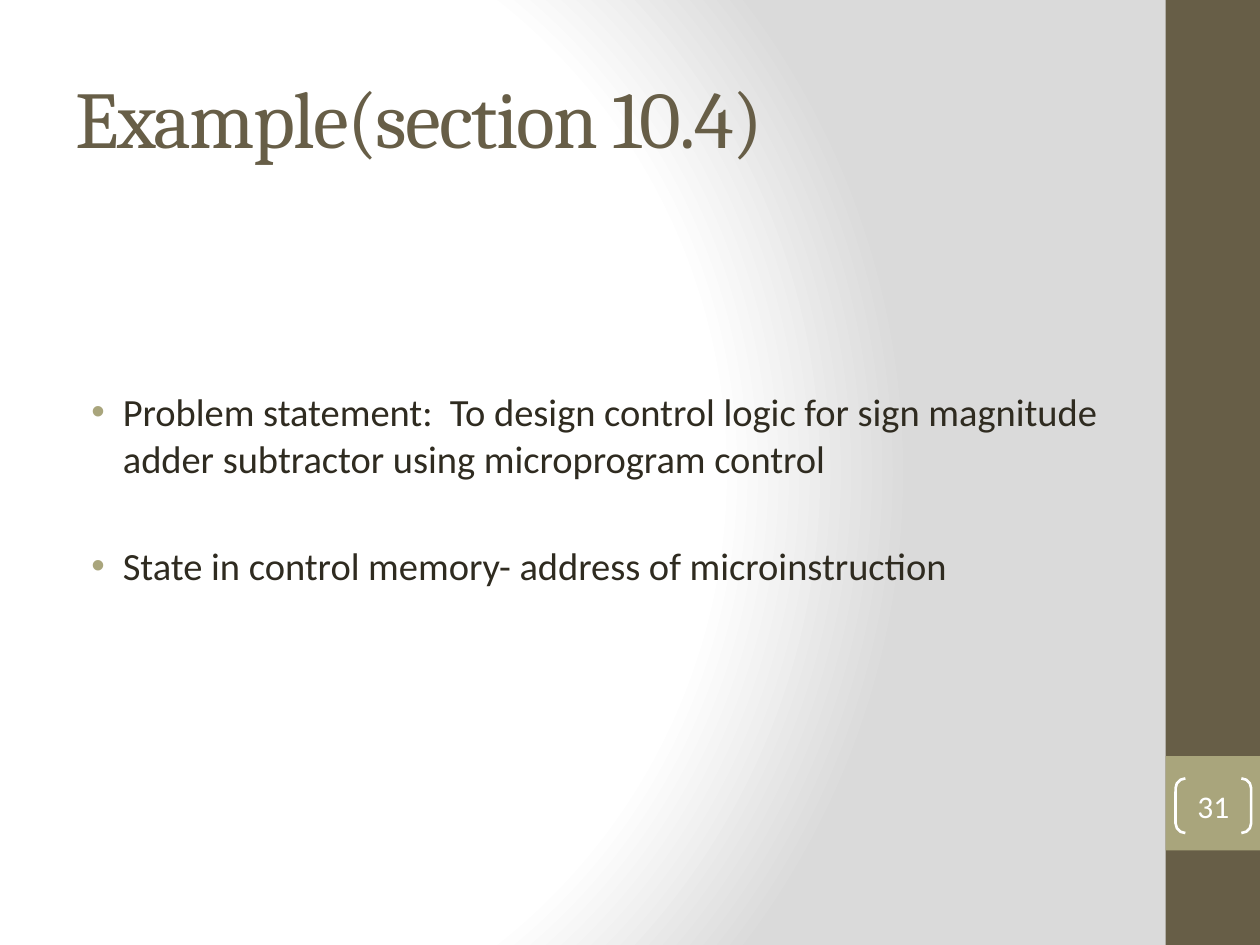
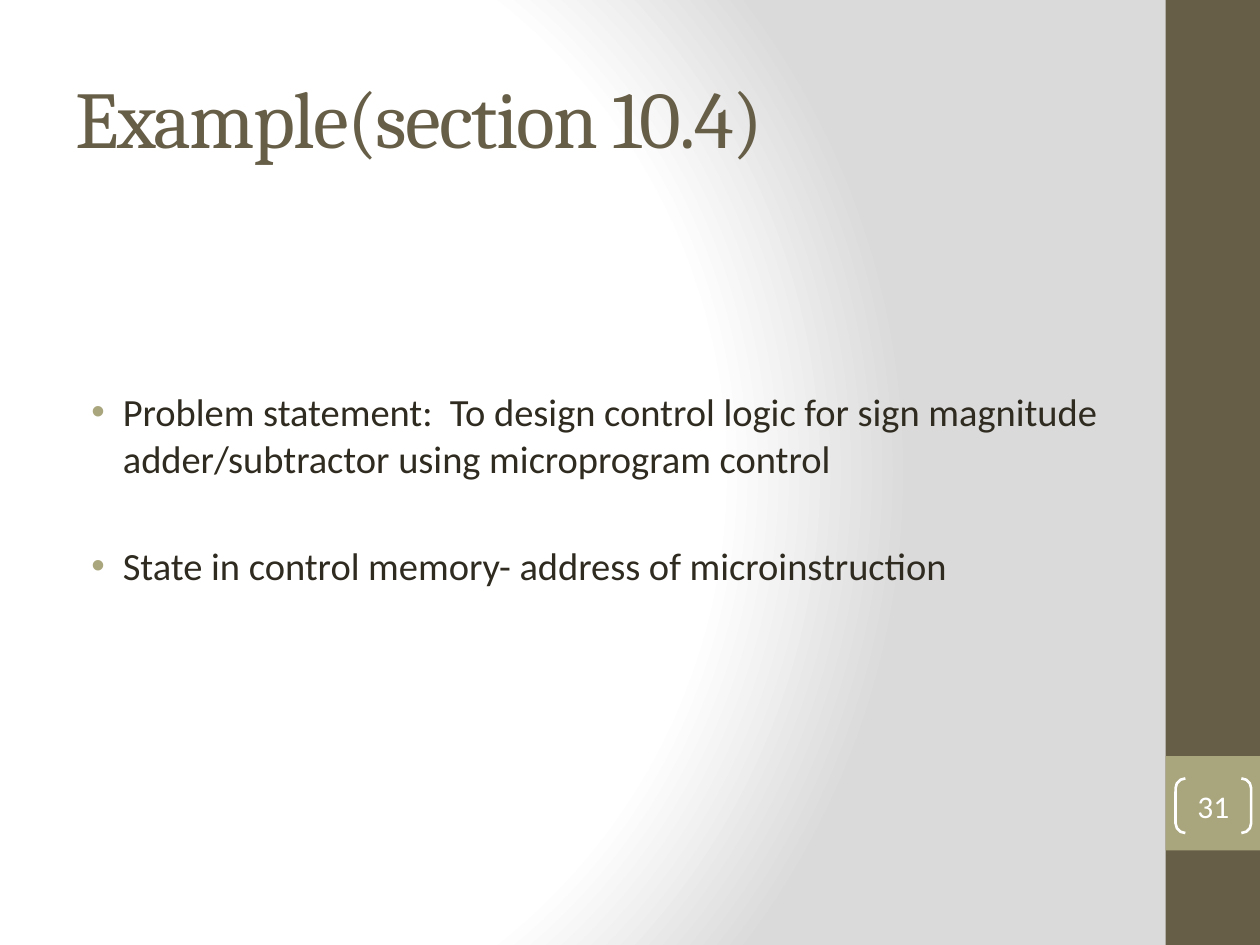
Before and after one commit to GeneralNitin/S4, a slide deck: slide 31 of S4/02. COA/Notes & PPTs/Module 6.1 - Control logic design.pptx. Drawn at 1260x945 pixels with LibreOffice and Linux fonts; fonts in the diff are those of the drawing. Boxes give left, top, right and bottom in pixels: in the first picture for what was removed or moved away, otherwise in the second. Text is boxed around its words. In the diff, an @@ line names an element or a change of style, - is before the commit and + after.

Commit message:
Modified OODP PPTs and highlighted portions of the text

```diff
--- a/S4/02. COA/Notes & PPTs/Module 6.1 - Control logic design.pptx
+++ b/S4/02. COA/Notes & PPTs/Module 6.1 - Control logic design.pptx
@@ text at [123, 399, 1096, 480]: text changed @@
-• Problem statement: To design control logic for sign magnitude adder subtractor using microprogram control
+• Problem statement: To design control logic for sign magnitude adder/subtractor using microprogram control
```
Also in this commit, not shown: 1 other slide changed, 14 other files.
